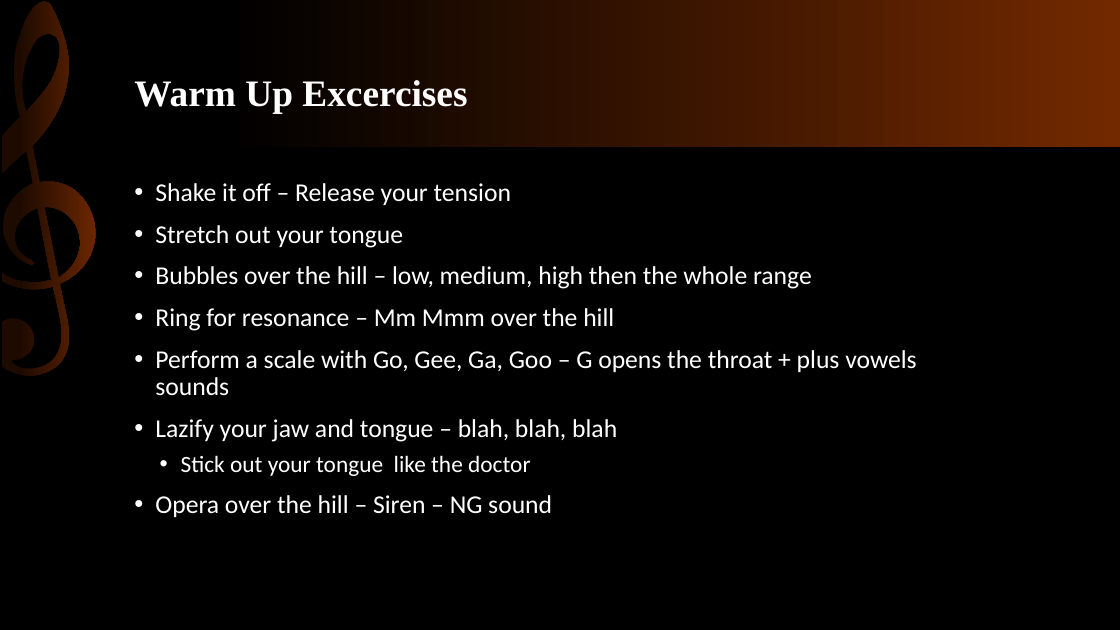
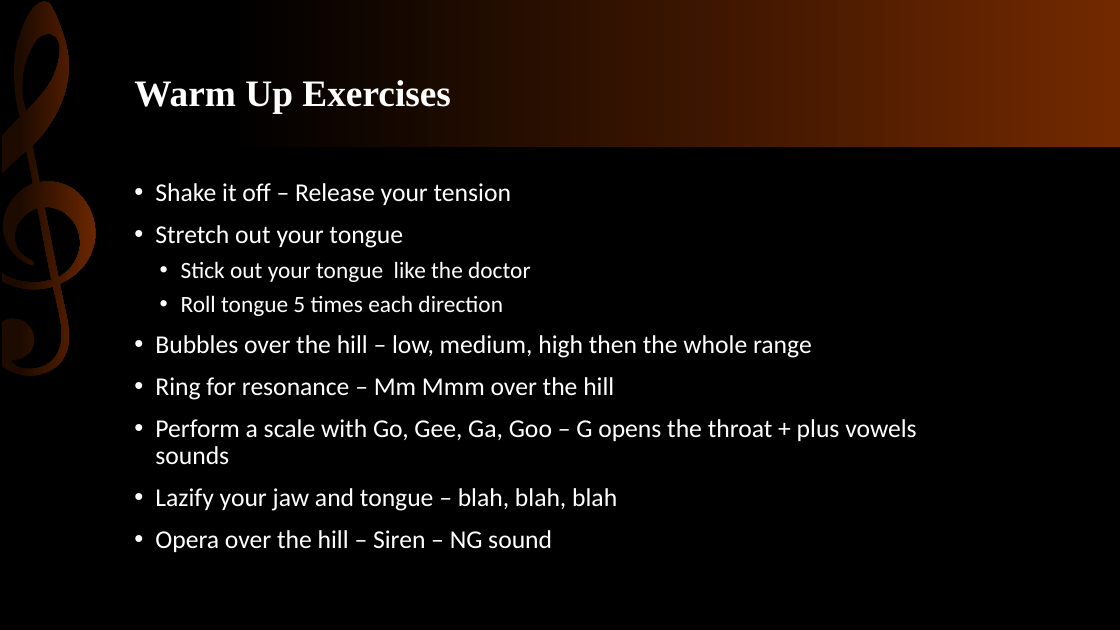
Before and after one commit to KnowledgeMavens/Science-Tech, a slide deck: slide 11 of Singing Basics 02-03-18/SInging Basics.pptx (slide 10 before the commit). Drawn at 1120x630 pixels with LibreOffice and Linux fonts; fonts in the diff are those of the drawing. Boxes give left, top, right and bottom in pixels: in the first picture for what was removed or moved away, otherwise in the second. Text is boxed around its words. In the diff, an @@ line names an element or a change of style, - is before the commit and + after.

```diff
--- a/Singing Basics 02-03-18/SInging Basics.pptx
+++ b/Singing Basics 02-03-18/SInging Basics.pptx
@@ title at [134, 80, 451, 113]: text changed @@
-Warm Up Excercises
+Warm Up Exercises
@@ text at [181, 261, 531, 316]: paragraphs added @@
+  • Stick out your tongue like the doctor
+  • Roll tongue 5 times each direction
@@ text at [181, 455, 531, 476]: paragraph removed @@
-  • Stick out your tongue like the doctor
```
Also in this commit, not shown: 6 other slides changed, 1 slide added, 1 other file.
